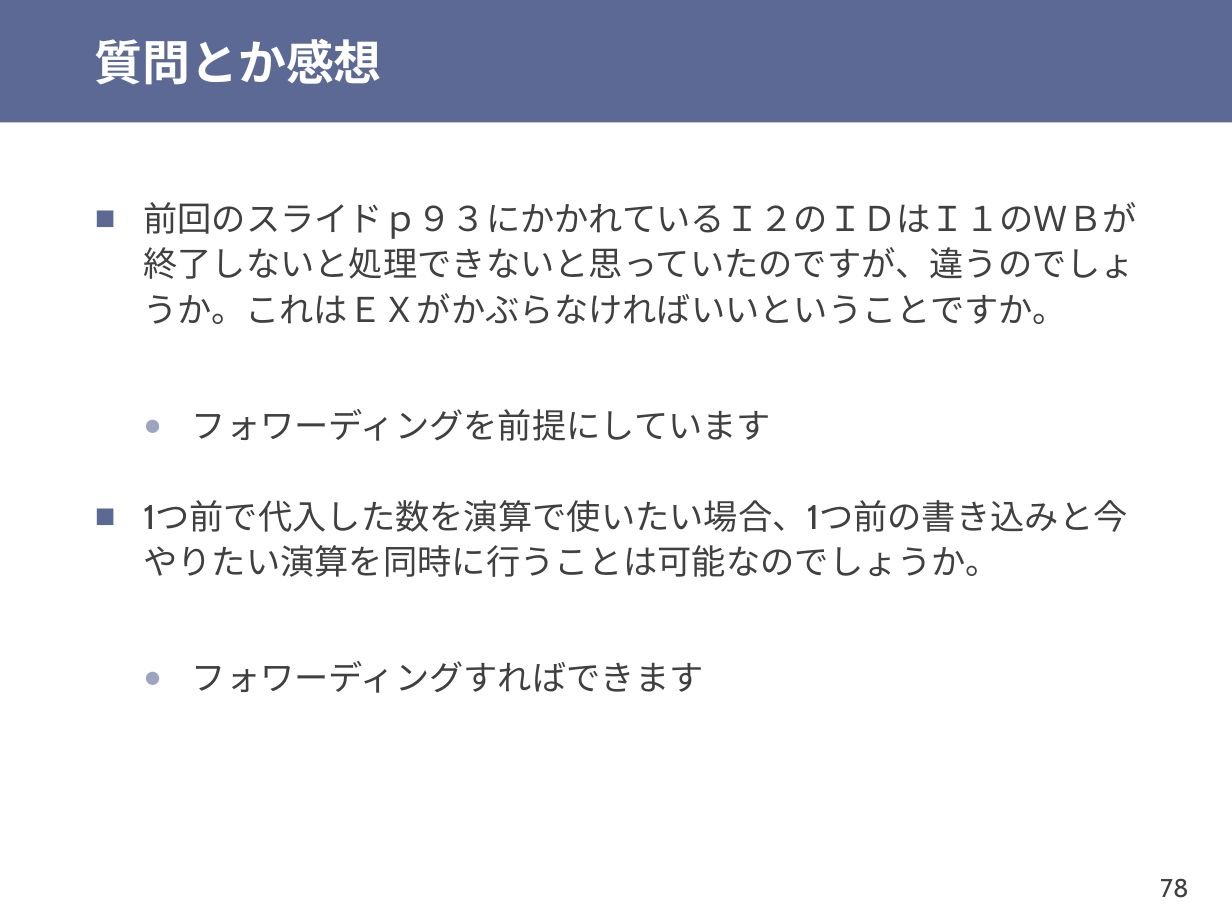
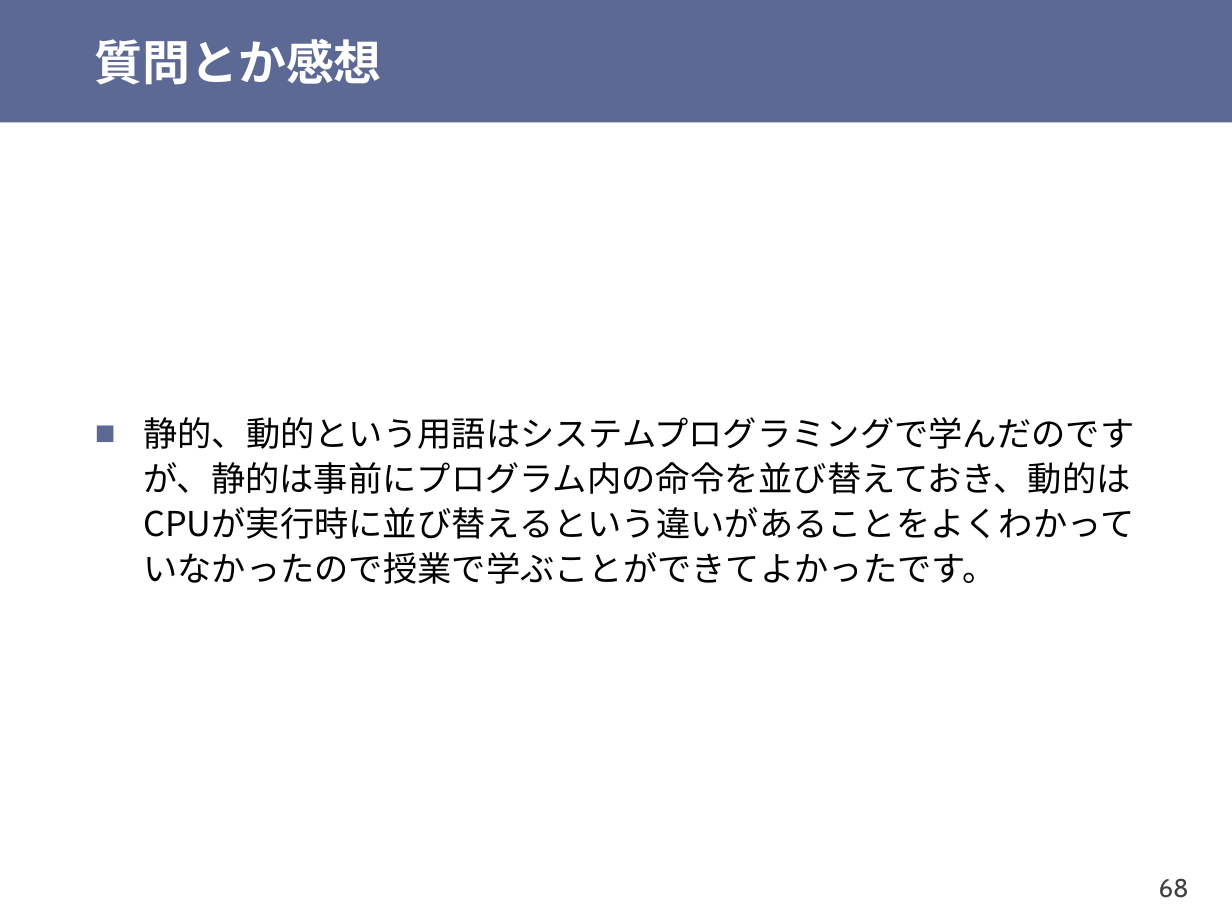
Before and after one commit to shioyadan/otya-computer-architecture-i, a slide deck: slide 68 of cai-shioya-08.pptx (slide 78 before the commit). Drawn at 1232x924 pixels with LibreOffice and Linux fonts; fonts in the diff are those of the drawing. Boxes give left, top, right and bottom in pixels: in the first picture for what was removed or moved away, otherwise in the second. Text is boxed around its words. In the diff, an @@ line names an element or a change of style, - is before the commit and + after.

```diff
--- a/cai-shioya-08.pptx
+++ b/cai-shioya-08.pptx
@@ text at (143,417,1134,584): text changed; font Cabin to Noto Sans CJK JP; text colour #404040 to #000000 @@
-■ 前回のスライドｐ９３にかかれているＩ２のＩＤはＩ１のＷＢが終了しないと処理できないと思っていたのですが、違うのでしょうか。これはＥＸがかぶらなければいいということですか。
-  ● フォワーディングを前提にしています
-■ 1つ前で代入した数を演算で使いたい場合、1つ前の書き込みと今やりたい演算を同時に行うことは可能なのでしょうか。
-  ● フォワーディングすればできます
+■ 静的、動的という用語はシステムプログラミングで学んだのですが、静的は事前にプログラム内の命令を並び替えておき、動的はCPUが実行時に並び替えるという違いがあることをよくわかっていなかったので授業で学ぶことができてよかったです。
@@ page number at (1159,878,1189,898): text changed @@
-78
+68
```
Also in this commit, not shown: 24 other slides changed, 5 slides added, 9 slides removed, 1 other file.
